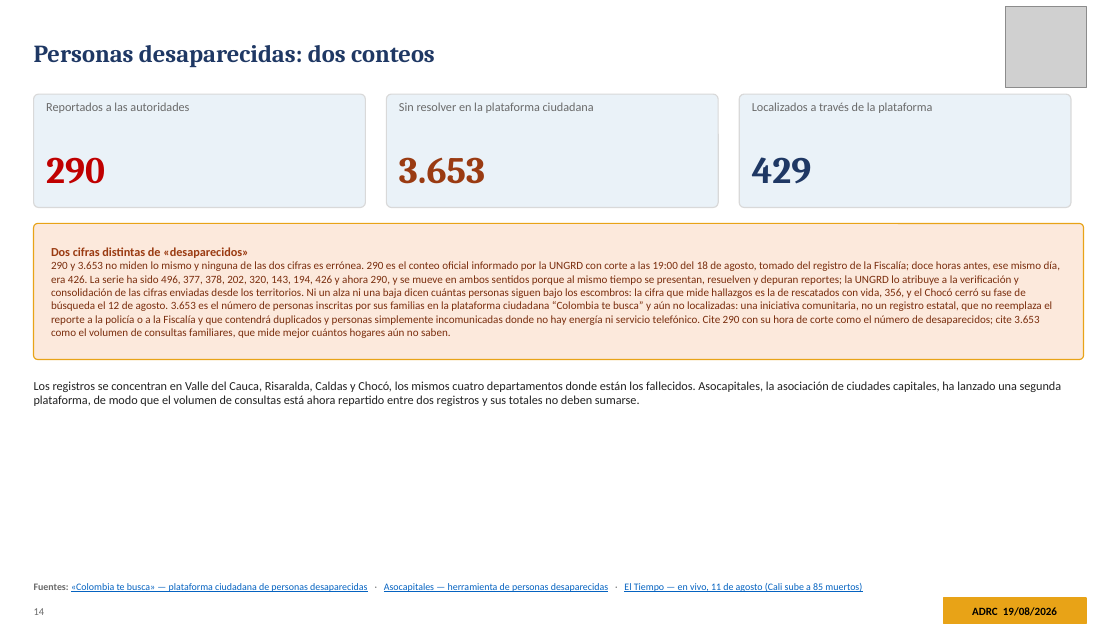
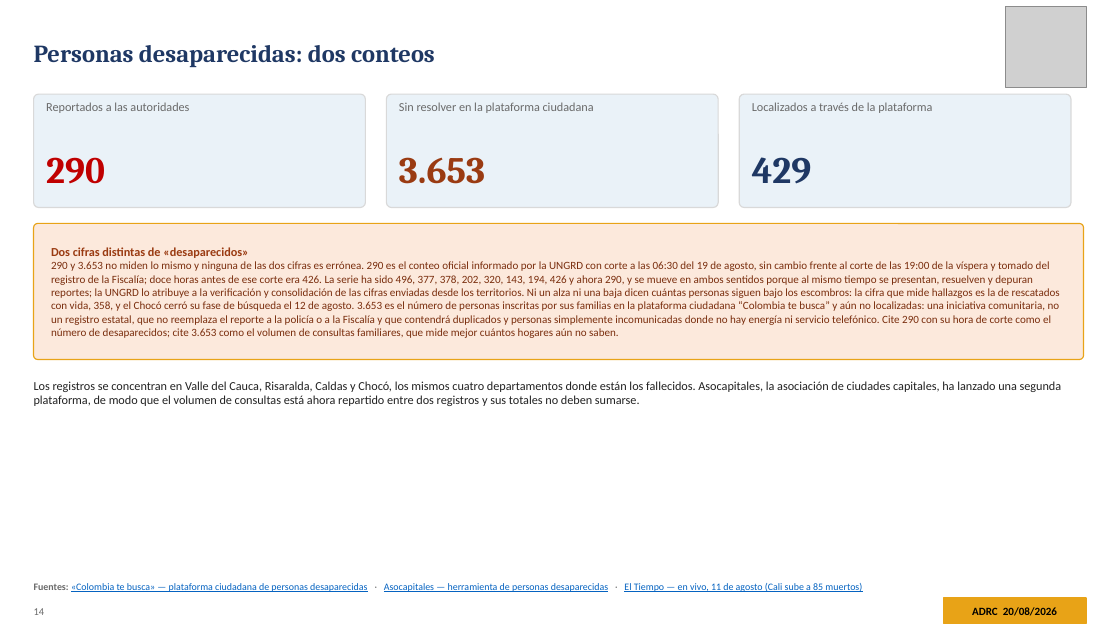
Before and after one commit to kochobi-max/whatsmap, a slide deck: slide 14 of reports/colombia_eq_20260810/output/ADRC_EQ_COL_Choco_20260810_ES.pptx. Drawn at 1120x630 pixels with LibreOffice and Linux fonts; fonts in the diff are those of the drawing; grey boxes stand for pictures. Boxes give left, top, right and bottom in pixels: in the first picture for what was removed or moved away, otherwise in the second. Text is boxed around its words. In the diff, an @@ line names an element or a change of style, - is before the commit and + after.

```diff
--- a/reports/colombia_eq_20260810/output/ADRC_EQ_COL_Choco_20260810_ES.pptx
+++ b/reports/colombia_eq_20260810/output/ADRC_EQ_COL_Choco_20260810_ES.pptx
@@ text at (51, 247, 1060, 338): text changed @@
-Dos cifras distintas de «desaparecidos»
-290 y 3.653 no miden lo mismo y ninguna de las dos cifras es errónea. 290 es el conteo oficial informado por la UNGRD con corte a las 19:00 del 18 de agosto, tomado del registro de la Fiscalía; doce horas antes, ese mismo día, era 426. La serie ha sido 496, 377, 378, 202, 320, 143, 194, 426 y ahora 290, y se mueve en ambos sentidos porque al mismo tiempo se presentan, resuelven y depuran reportes; la UNGRD lo atribuye a la verificación y consolidación de las cifras enviadas desde los territorios. Ni un alza ni una baja dicen cuántas personas siguen bajo los escombros: la cifra que mide hallazgos es la de rescatados con vida, 356, y el Chocó cerró su fase de búsqueda el 12 de agosto. 3.653 es el número de personas inscritas por sus familias en la plataforma ciudadana “Colombia te busca” y aún no localizadas: una iniciativa comunitaria, no un registro estatal, que no reemplaza el reporte a la policía o a la Fiscalía y que contendrá duplicados y personas simplemente incomunicadas donde no hay energía ni servicio telefónico. Cite 290 con su hora de corte como el número de desaparecidos; cite 3.653 como el volumen de consultas familiares, que mide mejor cuántos hogares aún no saben.
+Dos cifras distintas de «desaparecidos»
+290 y 3.653 no miden lo mismo y ninguna de las dos cifras es errónea. 290 es el conteo oficial informado por la UNGRD con corte a las 06:30 del 19 de agosto, sin cambio frente al corte de las 19:00 de la víspera y tomado del registro de la Fiscalía; doce horas antes de ese corte era 426. La serie ha sido 496, 377, 378, 202, 320, 143, 194, 426 y ahora 290, y se mueve en ambos sentidos porque al mismo tiempo se presentan, resuelven y depuran reportes; la UNGRD lo atribuye a la verificación y consolidación de las cifras enviadas desde los territorios. Ni un alza ni una baja dicen cuántas personas siguen bajo los escombros: la cifra que mide hallazgos es la de rescatados con vida, 358, y el Chocó cerró su fase de búsqueda el 12 de agosto. 3.653 es el número de personas inscritas por sus familias en la plataforma ciudadana “Colombia te busca” y aún no localizadas: una iniciativa comunitaria, no un registro estatal, que no reemplaza el reporte a la policía o a la Fiscalía y que contendrá duplicados y personas simplemente incomunicadas donde no hay energía ni servicio telefónico. Cite 290 con su hora de corte como el número de desaparecidos; cite 3.653 como el volumen de consultas familiares, que mide mejor cuántos hogares aún no saben.
@@ text at (972, 607, 1057, 616): text changed @@
-ADRC 19/08/2026
+ADRC 20/08/2026
```
Also in this commit, not shown: 36 other slides changed, 8 other files.
